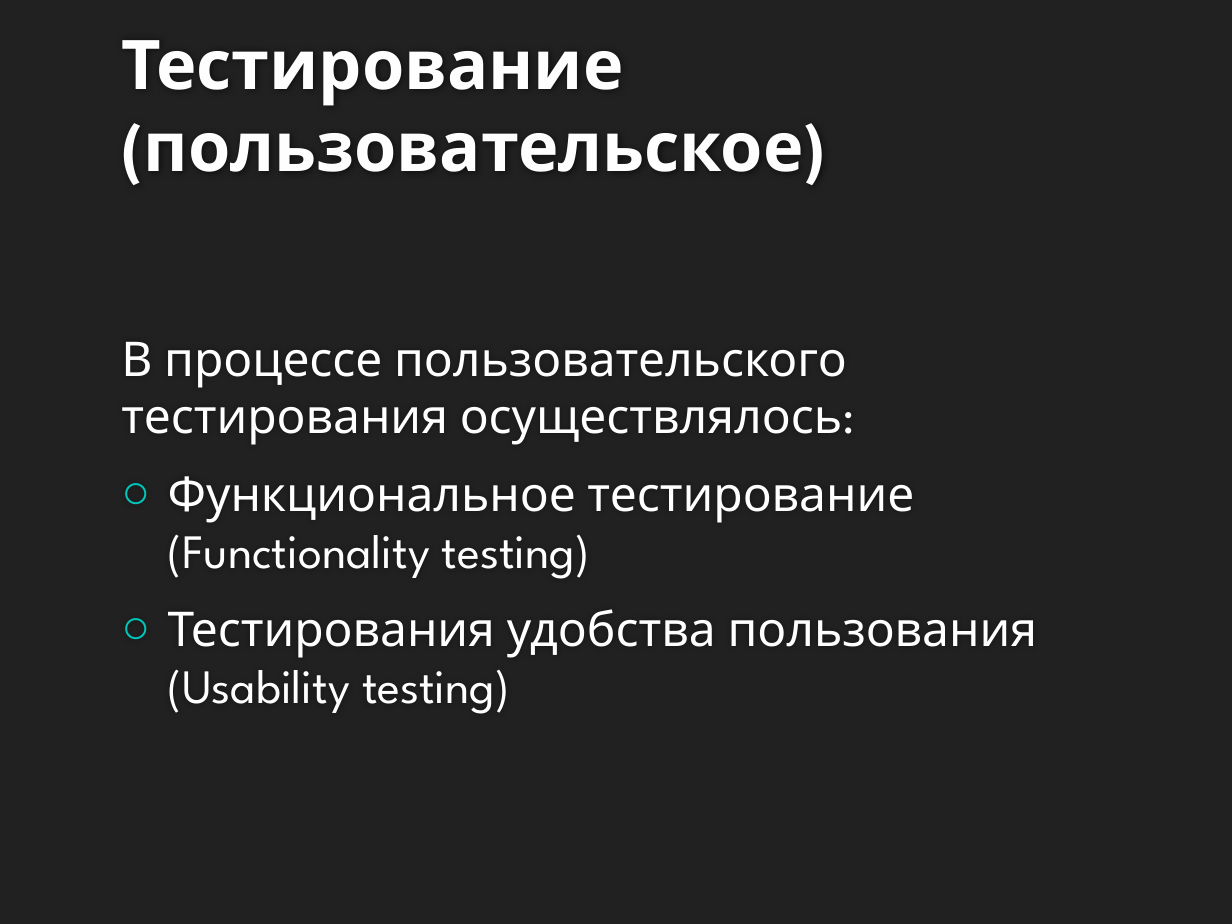
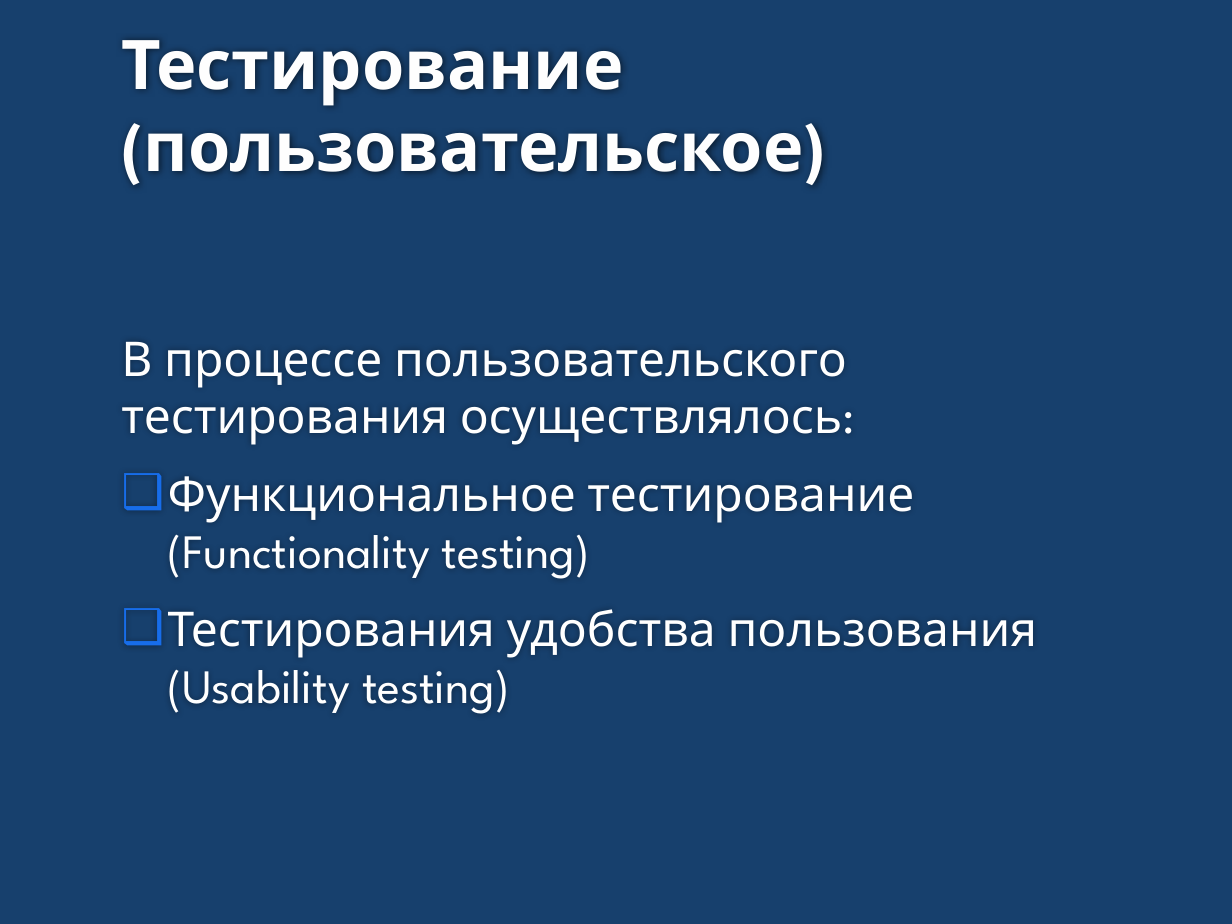
Before and after one commit to SerPan23/celevik, a slide deck: slide 9 of презентация.pptx (slide 8 before the commit). Drawn at 1232x924 pixels with LibreOffice and Linux fonts; fonts in the diff are those of the drawing; background and template pictures are left out. Boxes give left, top, right and bottom in pixels: in the first picture for what was removed or moved away, otherwise in the second. Text is boxed around its words. In the diff, an @@ line names an element or a change of style, - is before the commit and + after.

```diff
--- a/презентация.pptx
+++ b/презентация.pptx
@@ background #212121 to #17406D @@
@@ text at (168,476,1038,714): bullet ○ to ❑; bullet colour #00C6BB to #176DEA @@
```
Also in this commit, not shown: 10 other slides changed, 1 slide added, 4 other files.
